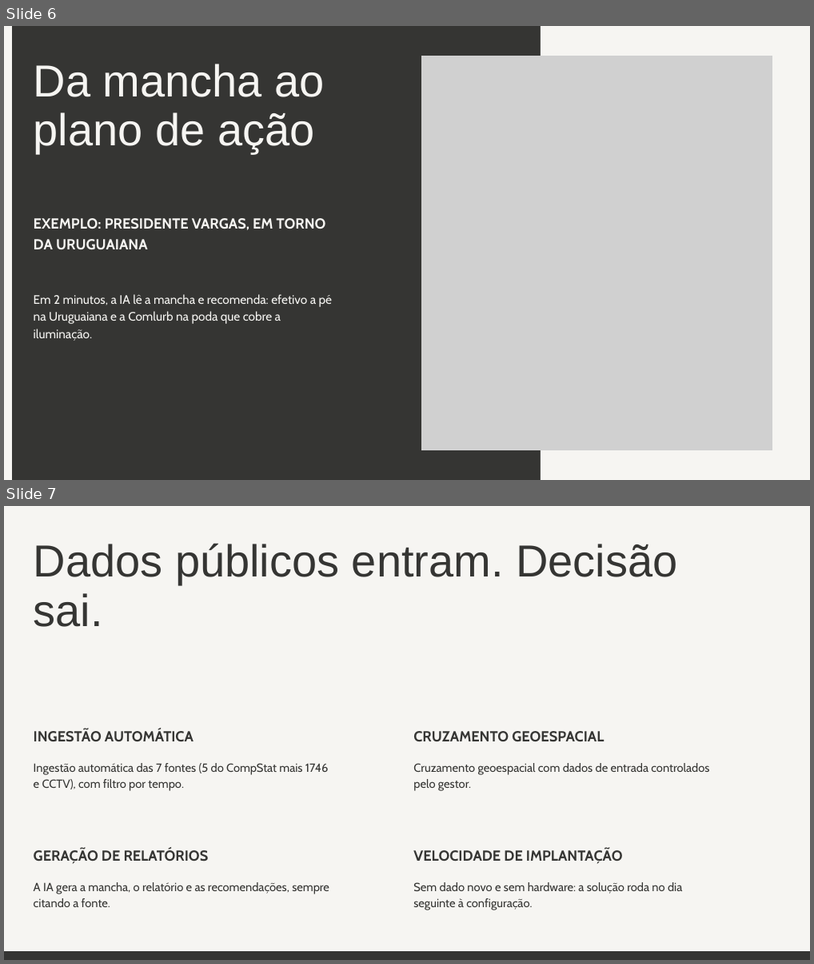
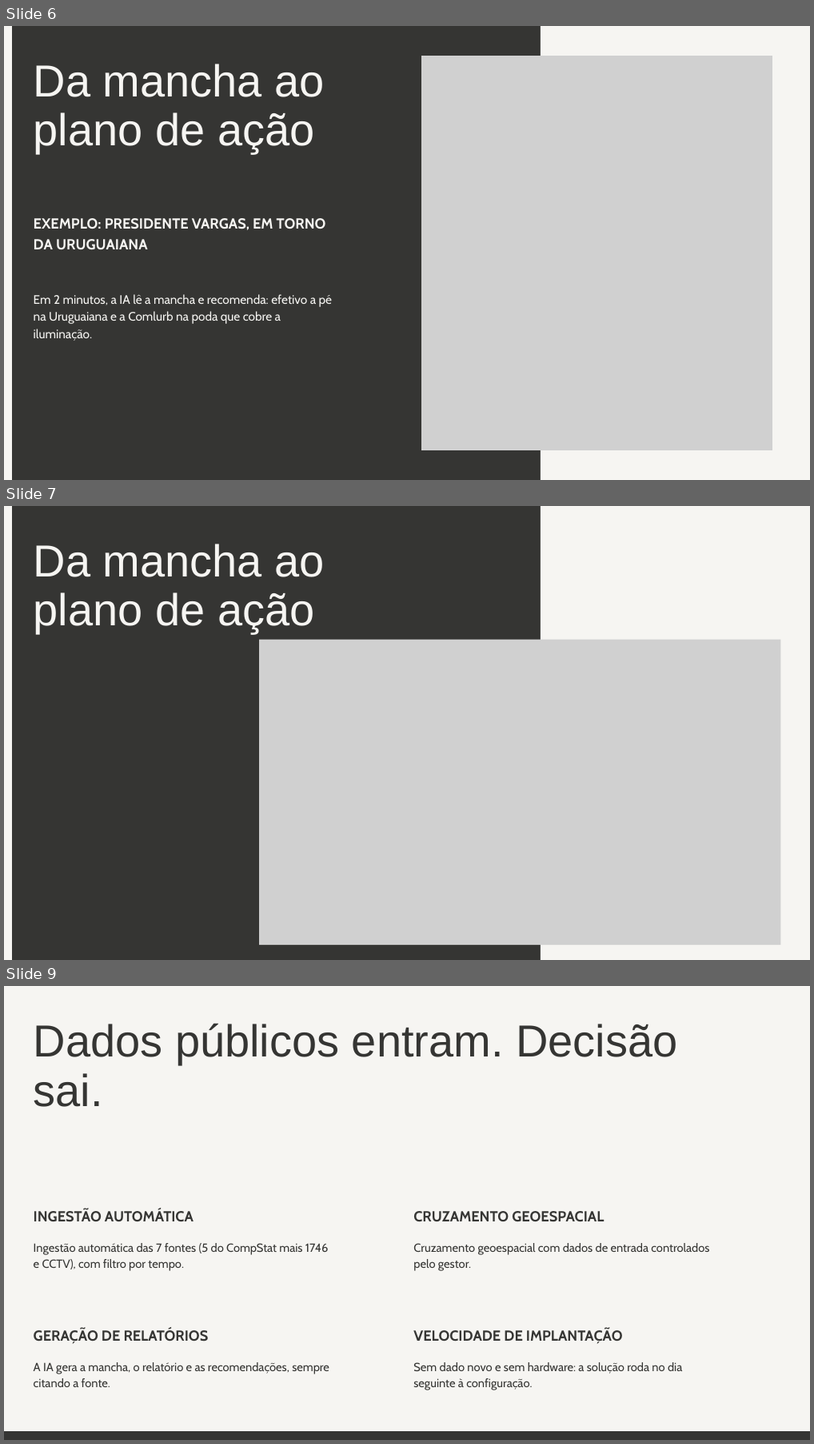
Before and after one commit to Joaoldx/compstat, a slide deck: docs/Presentation - CoPatrulha.pptx. Shown one above the other, each under a label of ours: slides 6 and 7 before the commit, slides 6, 7 and 9 after it; the slides between them are not shown. The pictures are 814x964 and 814x1444 pixels, drawn with LibreOffice and Linux fonts; fonts in the diff are those of the drawing; grey boxes stand for pictures. Boxes give left, top, right and bottom in pixels: in the first picture for what was removed or moved away, otherwise in the second. Text is boxed around its words. In the diff, an @@ line names an element or a change of style, - is before the commit and + after.

```diff
--- a/docs/Presentation - CoPatrulha.pptx
+++ b/docs/Presentation - CoPatrulha.pptx
@@ slide 7 added at [4, 506, 810, 960], background #353533 @@
@@ freeform shape added at [4, 506, 13, 960], fill #F6F5F2 @@
@@ rectangle added at [541, 506, 810, 960], fill #F6F5F2 @@
@@ text added at [34, 544, 325, 633], 80 pt, text #F6F5F2 @@
+Da mancha ao plano de ação
@@ picture added at [259, 640, 781, 944] @@
@@ what was slide 7 is now slide 9 @@
```
Also in this commit, not shown: 1 slide changed, 1 other slide added, 1 other file.
